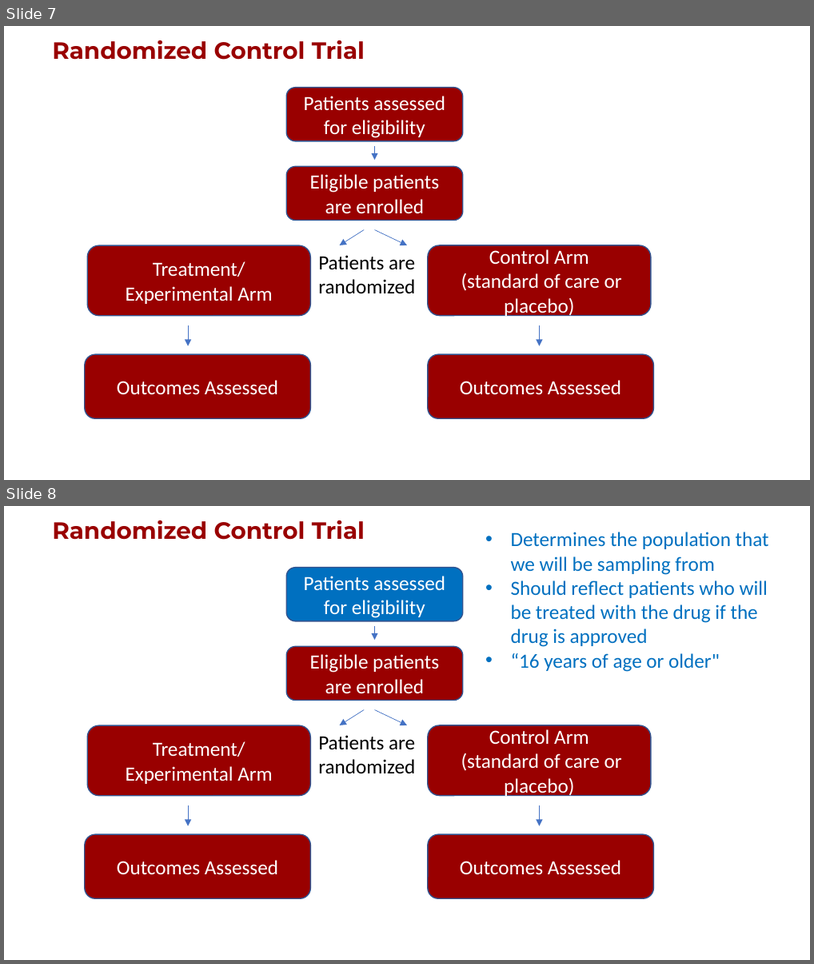
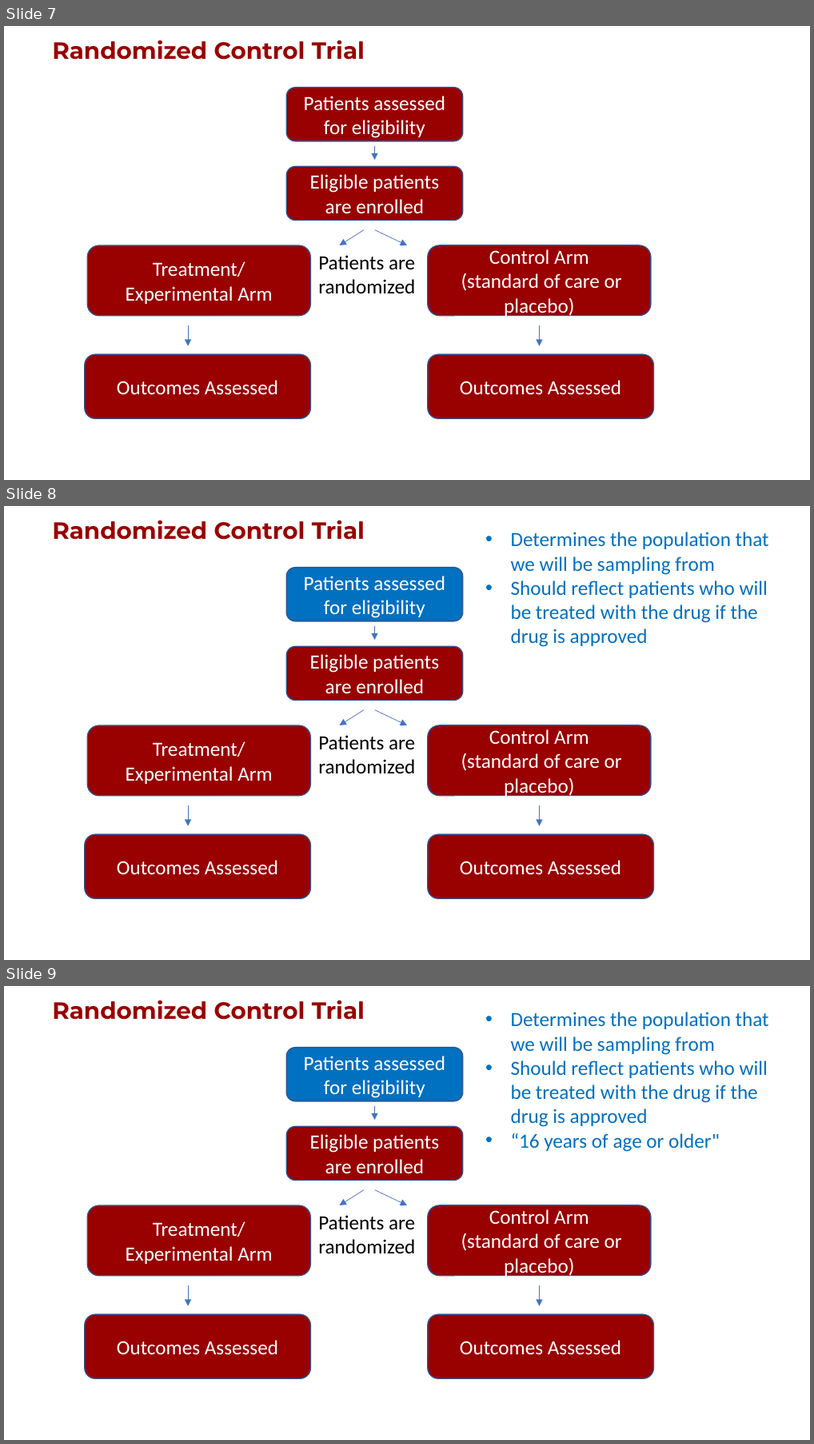
Before and after one commit to USCbiostats/LAsBEST, a slide deck: google-drive/week05/2Tues/LA'sBest-ClinicalTrials.pptx. Shown one above the other, each under a label of ours: slides 7 and 8 before the commit, slides 7, 8 and 9 after it. The pictures are 814x964 and 814x1444 pixels, drawn with LibreOffice and Linux fonts; fonts in the diff are those of the drawing; background and template pictures are left out. Boxes give left, top, right and bottom in pixels: in the first picture for what was removed or moved away, otherwise in the second. Text is boxed around its words. In the diff, an @@ line names an element or a change of style, - is before the commit and + after.

Commit message:
update clinical trials

```diff
--- a/google-drive/week05/2Tues/LA'sBest-ClinicalTrials.pptx
+++ b/google-drive/week05/2Tues/LA'sBest-ClinicalTrials.pptx
@@ slide 8 added at [4, 506, 810, 960], background #FFFFFF @@
@@ text added at [52, 520, 365, 540], 21 pt, text #990000, bold @@
+Randomized Control Trial
@@ text added at [511, 532, 770, 647], 18 pt, text #0070C0 @@
+• Determines the population that we will be sampling from
+• Should reflect patients who will be treated with the drug if the drug is approved
@@ rounded rectangle added at [286, 568, 463, 621], fill #0070C0, outline #325491 1 pt, 18 pt, text #FFFFFF @@
+Patients assessed for eligibility
@@ rounded rectangle added at [286, 646, 463, 700], fill #990000, outline #325491 1 pt, 18 pt, text #FFFFFF @@
+Eligible patients are enrolled
@@ arrow added from (375, 626) to (375, 640), #4472C4 0.5 pt @@
@@ arrow added from (365, 710) to (339, 725), #4472C4 0.5 pt @@
@@ arrow added from (375, 710) to (407, 725), #4472C4 0.5 pt @@
@@ rounded rectangle added at [87, 725, 310, 796], fill #990000, outline #325491 1 pt, 18 pt, text #FFFFFF @@
+Treatment/
+Experimental Arm
@@ text added at [318, 735, 415, 773], 18 pt, text #000000 @@
+Patients are randomized
@@ rounded rectangle added at [428, 725, 651, 796], fill #990000, outline #325491 1 pt, 18 pt, text #FFFFFF @@
+Control Arm
+(standard of care or placebo)
@@ arrow added from (188, 805) to (188, 826), #4472C4 0.5 pt @@
@@ arrow added from (539, 805) to (539, 826), #4472C4 0.5 pt @@
@@ rounded rectangle added at [85, 834, 310, 898], fill #990000, outline #325491 1 pt, 18 pt, text #FFFFFF @@
+Outcomes Assessed
@@ rounded rectangle added at [428, 834, 654, 898], fill #990000, outline #325491 1 pt, 18 pt, text #FFFFFF @@
+Outcomes Assessed
@@ what was slide 8 is now slide 9 @@
```
Also in this commit, not shown: 1 slide changed, 2 other slides added, 1 slide removed, 2 other files.
